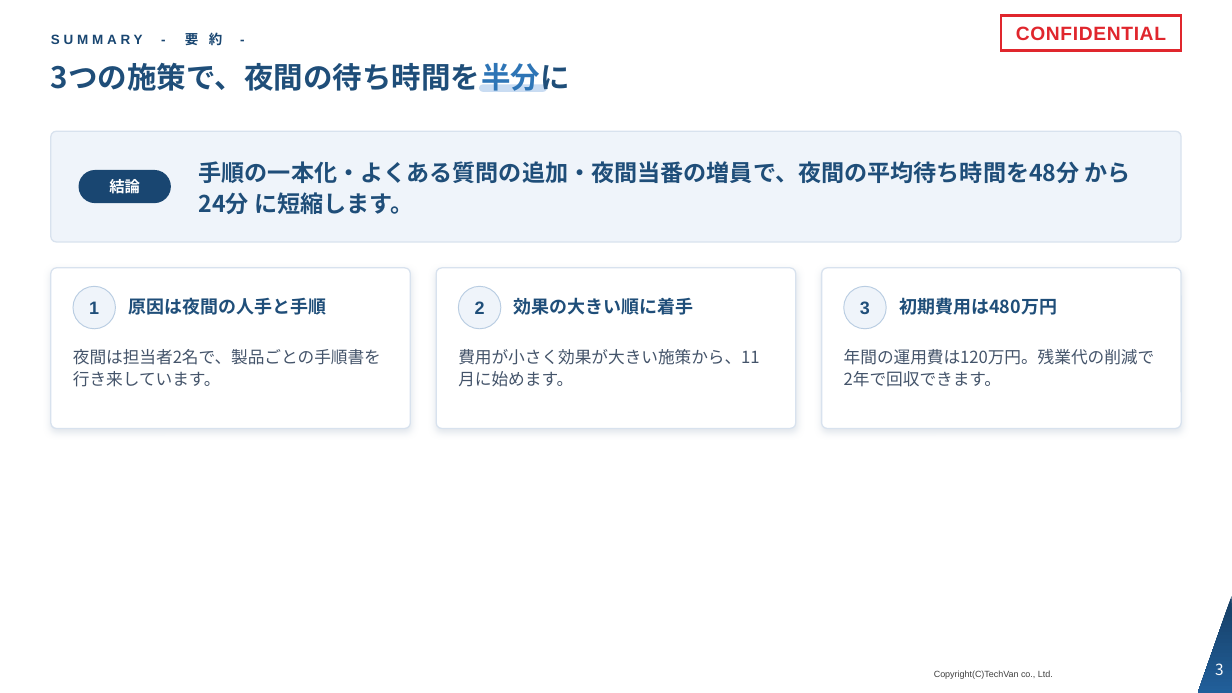
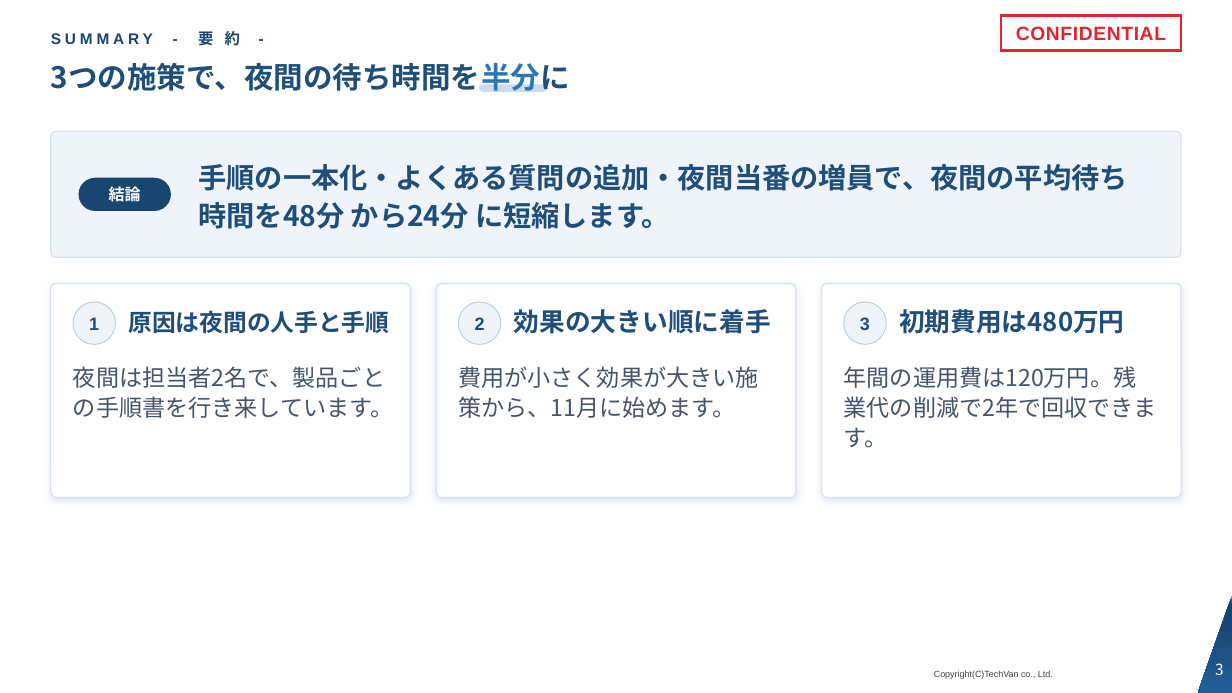
Before and after one commit to Kishi-Satoshi/slide-techvan-dist, a slide deck: slide 3 of plugins/slide-techvan/skills/slide-techvan/examples/catalog-techvan.pptx. Drawn at 1232x693 pixels with LibreOffice and Linux fonts; fonts in the diff are those of the drawing; background and template pictures are left out. Boxes give left, top, right and bottom in pixels: in the first picture for what was removed or moved away, otherwise in the second. Text is boxed around its words. In the diff, an @@ line names an element or a change of style, - is before the commit and + after.

```diff
--- a/plugins/slide-techvan/skills/slide-techvan/examples/catalog-techvan.pptx
+++ b/plugins/slide-techvan/skills/slide-techvan/examples/catalog-techvan.pptx
@@ text "SUMMARY - 要 約 -" at box(51, 29, 240, 49): size 10.5 to 12 pt @@
@@ rounded rectangle: place and size @@
-rounded rectangle at box(51, 131, 1181, 242)
+rounded rectangle at box(51, 131, 1181, 258)
@@ text "手順の一本化・よくある質問の追加・夜間当番の増員で、夜間の平均待ち時間を48分 から24分 に短縮します。" at box(199, 164, 1128, 229): size 18 to 22 pt @@
@@ rounded rectangle "結論": place and size @@
-rounded rectangle "結論" at box(79, 170, 171, 203)
+rounded rectangle "結論" at box(79, 177, 171, 211)
@@ rounded rectangle "結論" at box(79, 177, 171, 211): size 12 to 12.5 pt @@
@@ rounded rectangle: place and size @@
-rounded rectangle at box(51, 268, 410, 429)
+rounded rectangle at box(51, 284, 410, 498)
@@ rounded rectangle: place and size @@
-rounded rectangle at box(436, 268, 796, 429)
+rounded rectangle at box(436, 284, 796, 498)
@@ proportions changed in 4 elements at box(51, 131, 1181, 258), box(51, 284, 410, 498), box(436, 284, 796, 498), box(822, 284, 1181, 498) @@
@@ rounded rectangle: place and size @@
-rounded rectangle at box(822, 268, 1181, 429)
+rounded rectangle at box(822, 284, 1181, 498)
@@ text "原因は夜間の人手と手順" at box(128, 310, 389, 333): size 14 to 18.5 pt @@
@@ text "効果の大きい順に着手" at box(514, 309, 771, 334): size 14 to 20 pt @@
@@ 3 ellipses, 3 texts: place and size @@
-3 ellipses, 3 texts at box(73, 287, 1057, 329)
+3 ellipses, 3 texts at box(73, 302, 1124, 345)
@@ text "初期費用は480万円" at box(899, 309, 1124, 334): size 14 to 20 pt @@
@@ text "夜間は担当者2名で、製品ごとの手順書を行き来しています。": place and size @@
-text "夜間は担当者2名で、製品ごとの手順書を行き来しています。" at box(73, 349, 381, 387)
+text "夜間は担当者2名で、製品ごとの手順書を行き来しています。" at box(73, 366, 393, 418)
@@ text "費用が小さく効果が大きい施策から、11月に始めます。": place and size @@
-text "費用が小さく効果が大きい施策から、11月に始めます。" at box(458, 349, 759, 387)
+text "費用が小さく効果が大きい施策から、11月に始めます。" at box(458, 366, 758, 418)
@@ size 13 to 18 pt in 3 elements at box(73, 366, 393, 418), box(458, 366, 758, 418), box(844, 366, 1157, 448) @@
@@ text "年間の運用費は120万円。残業代の削減で2年で回収できます。": place and size @@
-text "年間の運用費は120万円。残業代の削減で2年で回収できます。" at box(844, 349, 1155, 387)
+text "年間の運用費は120万円。残業代の削減で2年で回収できます。" at box(844, 366, 1157, 448)
```
Also in this commit, not shown: 24 other slides changed, 11 other files.
